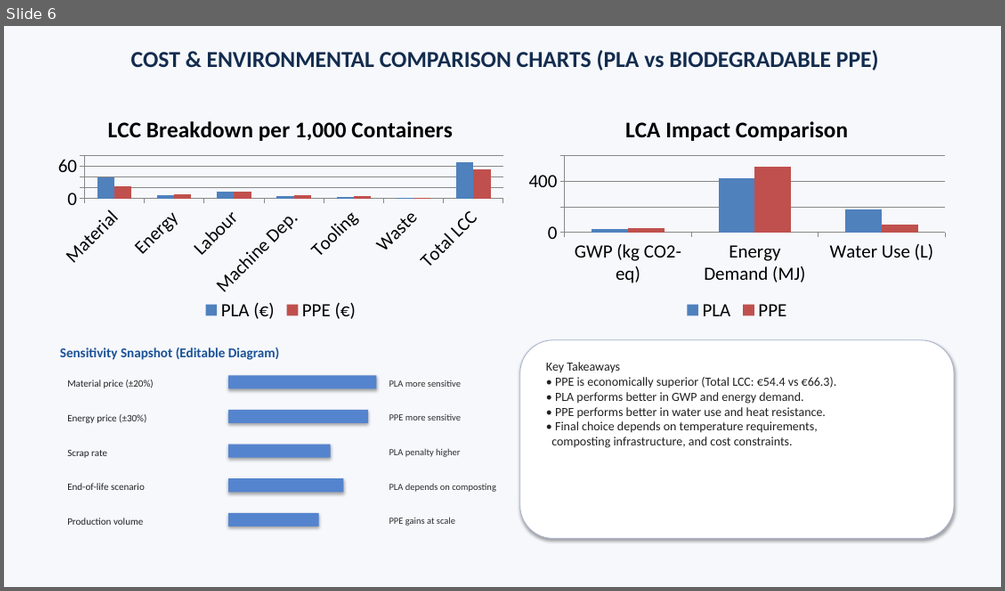
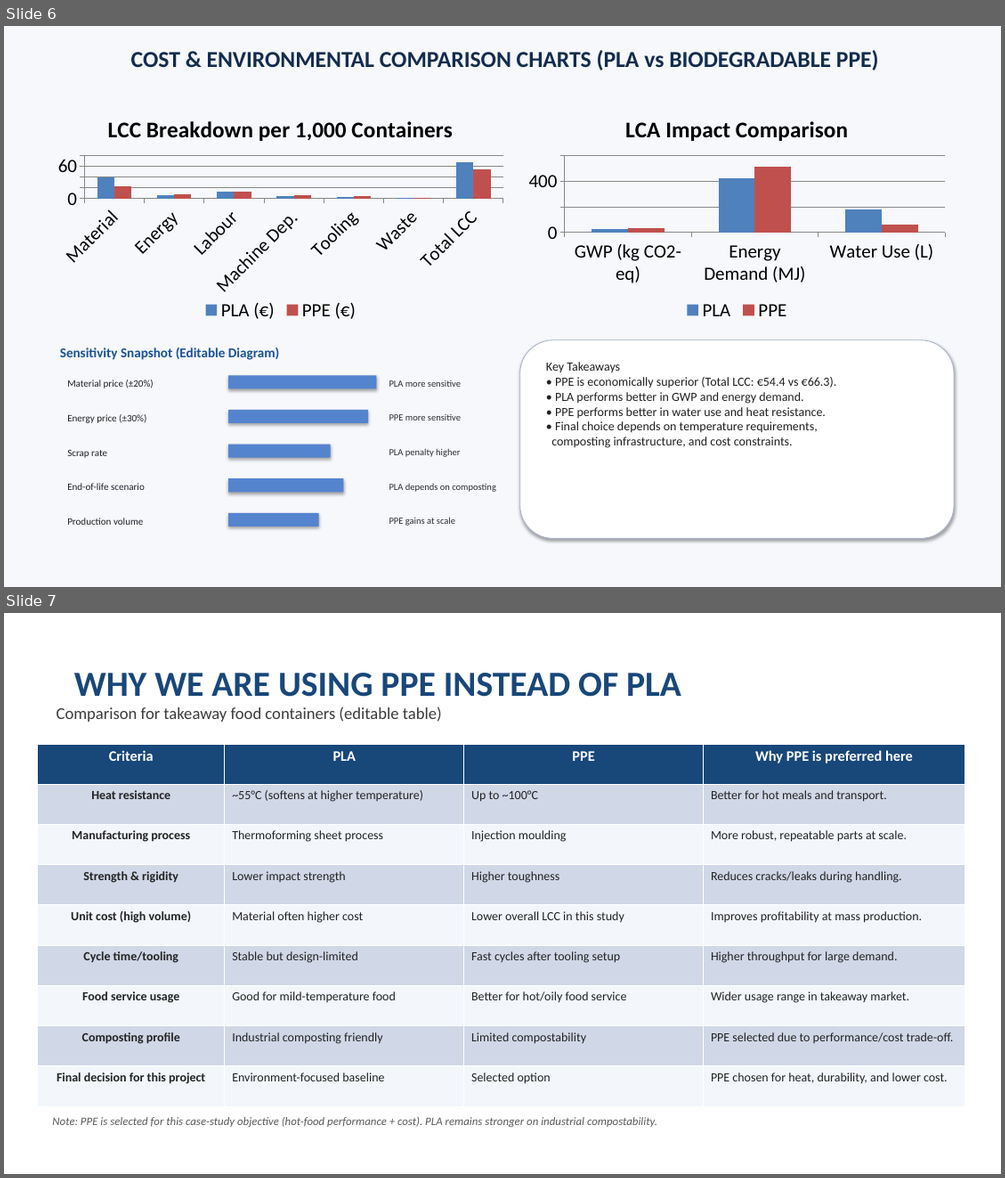
Before and after one commit to aniket-kanani-3107/aniket-kanani-3107.github.io, a slide deck: Food-Packaging-Containers.pptx. Shown one above the other, each under a label of ours: slide 6 before the commit, slides 6 and 7 after it. The pictures are 1005x591 and 1005x1178 pixels, drawn with LibreOffice and Linux fonts; fonts in the diff are those of the drawing. Boxes give left, top, right and bottom in pixels: in the first picture for what was removed or moved away, otherwise in the second. Text is boxed around its words. In the diff, an @@ line names an element or a change of style, - is before the commit and + after.

```diff
--- a/Food-Packaging-Containers.pptx
+++ b/Food-Packaging-Containers.pptx
@@ slide 7 added at <box>4,613,1001,1174</box>, background #FFFFFF @@
@@ title added at <box>74,673,681,697</box>, 34 pt, text #18477A, bold @@
+WHY WE ARE USING PPE INSTEAD OF PLA
@@ text added at <box>57,706,442,722</box>, 16 pt, text #3C3C3C @@
+Comparison for takeaway food containers (editable table)
@@ table added at <box>38,744,965,1107</box>, 9 rows, 4 columns @@
+Criteria | PLA | PPE | Why PPE is preferred here
+Heat resistance | ~55°C (softens at higher temperature) | Up to ~100°C | Better for hot meals and transport.
+Manufacturing process | Thermoforming sheet process | Injection moulding | More robust, repeatable parts at scale.
+Strength & rigidity | Lower impact strength | Higher toughness | Reduces cracks/leaks during handling.
+Unit cost (high volume) | Material often higher cost | Lower overall LCC in this study | Improves profitability at mass production.
+Cycle time/tooling | Stable but design-limited | Fast cycles after tooling setup | Higher throughput for large demand.
+Food service usage | Good for mild-temperature food | Better for hot/oily food service | Wider usage range in takeaway market.
+Composting profile | Industrial composting friendly | Limited compostability | PPE selected due to performance/cost trade-off.
+Final decision for this project | Environment-focused baseline | Selected option | PPE chosen for heat, durability, and lower cost.
@@ text added at <box>52,1117,657,1127</box>, 11 pt, text #5A5A5A, italic @@
+Note: PPE is selected for this case-study objective (hot-food performance + cost). PLA remains stronger on industrial compostability.
```
